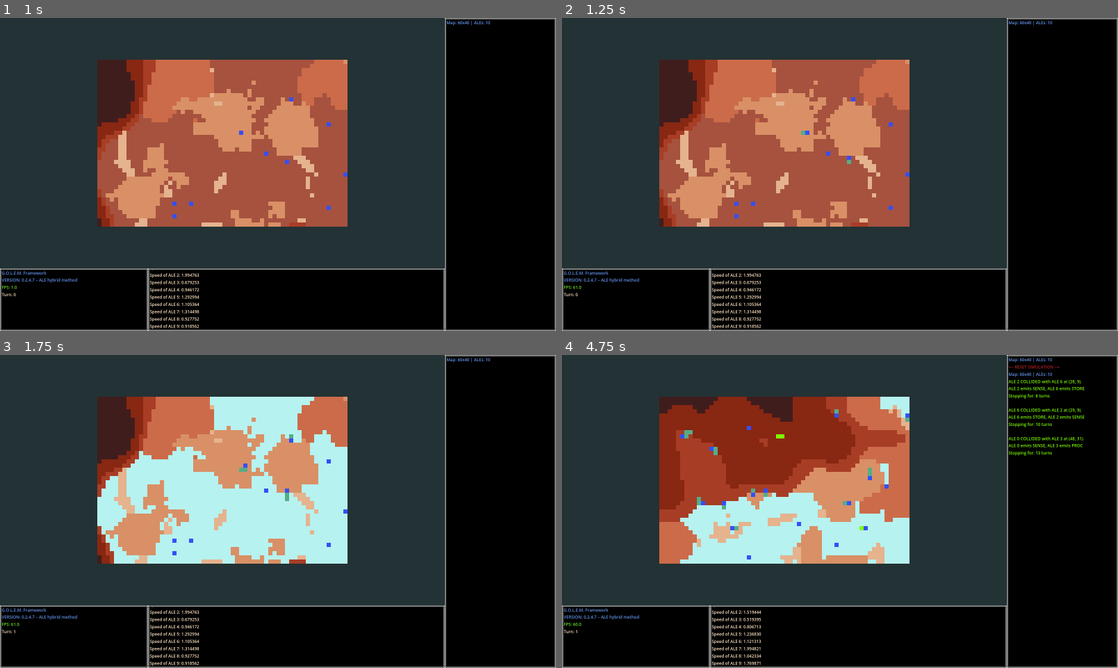
Above: before the commit, frames 1-4 (two rows, left to right).
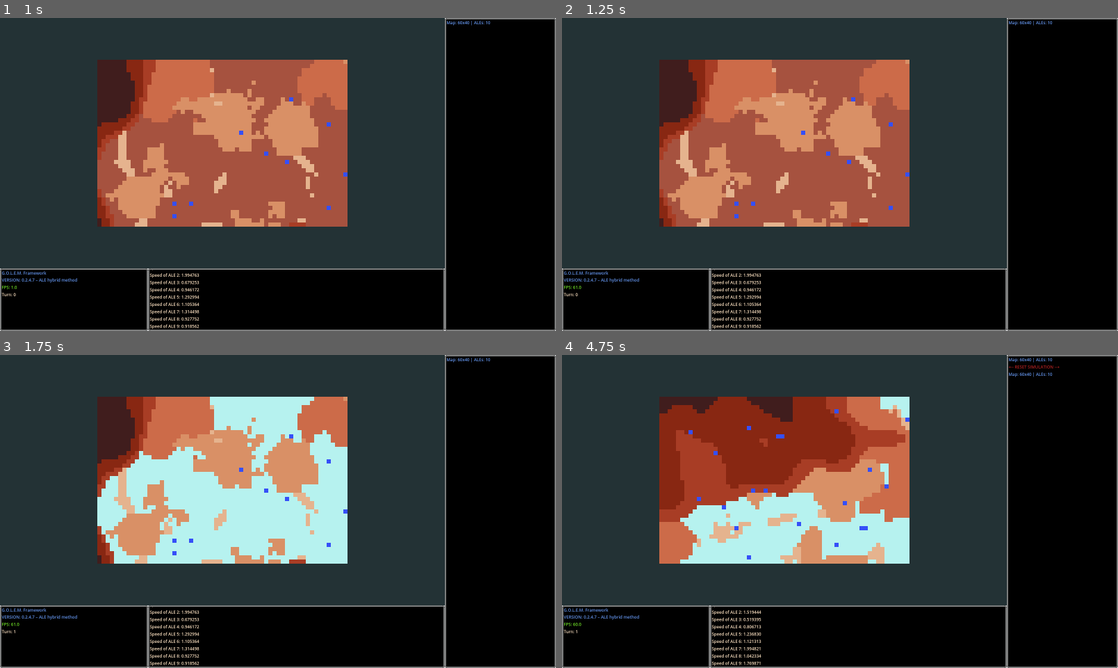
Above: after the commit, the same moments.

Repository: qgEyal/GOLEM_012
Game: Godot game, scene res://scenes/main.tscn
The game is run twice, just before and just after one commit, with the same random seed, the same clock (stepped at 60 frames per second) and the same inputs.
Inputs (mouse positions are in pixels of both pictures, inside the frame that each line leads up to):
- Up to frame 1 (1 s): click "Start Simulation" at 0.5 s
- Up to frame 2 (1.25 s): no input
- Up to frame 3 (1.75 s): tap Enter at 1.25 s; move the mouse to (400, 495) at 1.27 s; hold D (map_right) from 1.28 s (still down); hold T (change) from 1.28 s (still down); click (400, 495) at 1.42 s
- Up to frame 4 (4.75 s): tap N (restart) at 2 s; move the mouse to (728, 527) at 2.02 s; release D (map_right) at 2.03 s; release T (change) at 2.03 s; hold S (map_down) 2.03-2.75 s; tap T (change) at 2.1, 3.8, 4.35 s; click "Start Simulation" at 2.75 s; tap R (reset) at 3.5 s; move the mouse to (895, 442) at 3.52 s; hold D (map_right) 3.53-4.28 s; hold G (toggle_grid) 3.53-4.28 s; move the mouse to (812, 574) at 4.27 s; hold W (map_up) from 4.28 s (still down); click (812, 574) at 4.42 s

Frame 1 is identical in both runs. In frame 2, less than 0.1% of the frame differs, in the area x 43-52%, y 36-47%; in frame 3, less than 0.1%; in frame 4, 1.1%, in the area x 21-94%, y 7-56%.

Commit message:
Cycles through cmnd phases, but it's slow. Going to try and fix in next iteration.

Diff:
--- a/scripts/entities/ale.gd
+++ b/scripts/entities/ale.gd
@@ -9,6 +9,19 @@
 @export var definition : ALEdefinition : set = set_definition   # injected by manager
 @onready var main : Main
 @onready var map  : Map
+
+'''
+PHASE WORKFLOWS
+The initial ALE base-loop begins with an INIT check (run once) and then proceeds
+to SENSE -> PROC -> MOVE
+The order can change depending on situational conditions.
+The phase pipeline is driven by ALEdefinition
+'''
+var phase_pipeline: PackedStringArray
+var phase_index: int
+
+## check for INIT initialization
+var _has_initialized: bool = false
 
 # ───────────────────────────────── STATE MACHINE
 enum State { MOVING, STOPPED, COLLIDING, IDLE }
@@ -34,6 +47,9 @@
 
 var seal_symbol : SEALSymbol
 var ale_id : int = -1
+
+
+
 
 ## Testing core command behavior
 
@@ -86,9 +102,19 @@
 	#print("ALE %d INITIALIZED at %s" % [ale_id, str(grid_pos)])
 
 	## Pick fixed test command from ALEdefinition
-	var cmds := definition.core_instructions
-	assigned_command = cmds[randi() % cmds.size()]
-	print("ALE %d initialized at: %s. Assigned command %s" % [ale_id, str(grid_pos), assigned_command])
+	var cmds := definition.core_instructions.duplicate()
+	# ensure INIT is first
+	phase_pipeline = ["INIT"]
+	for c in cmds:
+		if c != "INIT":
+			phase_pipeline.append(c)
+			print("c ", c)
+	phase_index = 0
+
+	## invoke INIT
+	_handle_init()
+	#assigned_command = cmds[randi() % cmds.size()]
+	#print("ALE %d initialized at: %s. Assigned command %s" % [ale_id, str(grid_pos), assigned_command])
 
 
 func set_definition(value : ALEdefinition) -> void:
@@ -153,10 +179,50 @@
 	if main.max_turns > 0 and main.current_turn >= main.max_turns:
 		return
 
-	move_timer -= delta * move_speed * main.simulation_speed
-	if move_timer <= 0:
-		move_randomly()
-		move_timer = 1.0
+	#move_timer -= delta * move_speed * main.simulation_speed
+	#if move_timer <= 0:
+		#move_randomly()
+		#move_timer = 1.0
+
+
+	## PHASES
+	if phase_index >= phase_pipeline.size():
+		# full cycle is complete (INIT + any additional commands)
+		# jump back to SENSE (index 1) for the next loop
+		phase_index = 1
+
+	var cmd := phase_pipeline[phase_index]
+	match cmd:
+		"INIT":
+			# INIT only runs once per session
+			# has been called already in initialize()
+			print("INIT phase")
+			phase_index += 1
+
+		"SENSE":
+			_handle_sense()
+			#print("SENSE phase")
+			phase_index += 1
+
+		"PROC":
+			_handle_proc()
+			#print("PROC phase")
+			phase_index += 1
+
+		"MOVE":
+			move_timer -= delta * move_speed * main.simulation_speed
+			if move_timer <= 0:
+				move_randomly()
+				move_timer = 1.0
+			# after MOVE, loop back to SENSE
+			#print("MOVE phase")
+			phase_index += 1
+
+		## IMPLEMENT REST OF CORE COMMANDS BELOW
+
+		# END matach
+		_:
+			phase_index += 1
 
 # ───────────────────────────────── MOVEMENT
 func move_randomly() -> void:
@@ -240,45 +306,37 @@
 	SignalBus.message_sent.emit("Stopping for: %d turns\n" % stop_turns,
 								main.collision_color)
 
-	'''
-	var other := get_colliding_ale(_collision_pos)
-	if other:
-		# pick a random command from each ALE’s core_instructions
-		var cmds := definition.core_instructions
-		var cmd_self  := cmds[randi() % cmds.size()]
-		var other_cmds := other.definition.core_instructions
-		var cmd_other := other_cmds[randi() % other_cmds.size()]
-
-		var msg := "ALE %d COLLIDED with ALE %d at %s. ALE %d emits %s, ALE %d emits %s" \
-			% [ale_id, other.ale_id, str(grid_pos), ale_id, cmd_self, other.ale_id, cmd_other]
-		SignalBus.message_sent.emit(msg, main.collision_color)
-	else:
-		# fallback single-ALE collision
-		var msg := "ALE %d COLLIDED at %s" % [ale_id, str(grid_pos)]
-		SignalBus.message_sent.emit(msg, main.collision_color)
-
-	SignalBus.message_sent.emit("Stopping for: %d turns" % stop_turns,
-								main.collision_color)
-
-	'''
-
-	'''
-	var other := get_colliding_ale(_collision_pos)
-	var msg : String = ("Collision: ALE %d & ALE %d at %s" % [ale_id, other.ale_id, str(grid_pos)]
-				if other
-				else "Collision: ALE %d at %s" % [ale_id, str(grid_pos)])
-
-	SignalBus.message_sent.emit(msg, main.collision_color)
-	SignalBus.message_sent.emit("Stopping for: %d turns" % stop_turns,
-								main.collision_color)
-	'''
-
 
 func get_colliding_ale(target_pos : Vector2i) -> ALE:
 	for ale in get_parent().get_children():
 		if ale is ALE and ale != self and ale.grid_pos == target_pos:
 			return ale
 	return null
+
+
+'''
+# ──────────────────────────────────────────────────────────────────
+CORE COMMAND HANDLERS
+# ──────────────────────────────────────────────────────────────────
+'''
+func _handle_init() -> void:
+	if _has_initialized:
+		return
+	# Announce
+	print("ALE %d INIT at %s" % [ale_id, str(grid_pos)])
+	_has_initialized = true
+
+func _handle_sense() -> void:
+	# TODO: read environment
+	pass
+
+func _handle_proc() -> void:
+	# TODO: process sensed data
+	pass
+
+
+
+
 
 # ───────────────────────────────── TRAILS
 func leave_trail(prev_pos : Vector2i) -> void:
--- a/scripts/resources/ale_definition.gd
+++ b/scripts/resources/ale_definition.gd
@@ -9,7 +9,7 @@
 @export var seal_grid_size : int : set = _set_grid_size
 
 @export var core_instructions : PackedStringArray = [
-	"INIT", "MOVE", "SENSE", "COMM", "PROC", "STORE", "EVOLVE"
+	"INIT", "SENSE","PROC", "MOVE", "COMM", "STORE", "EVOLVE"
 ]
 
 @export var symbol_id      : int   = 0
